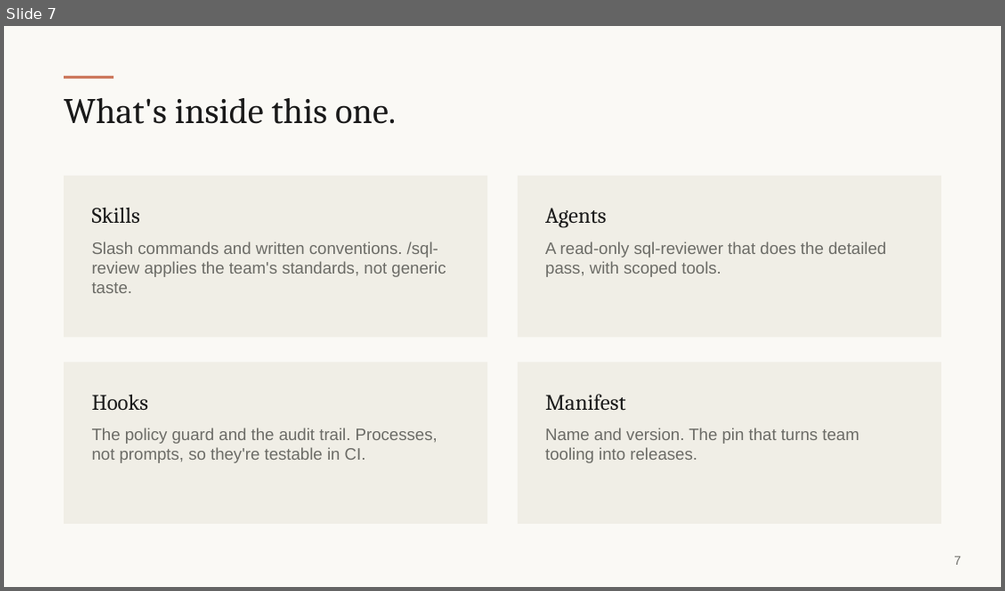
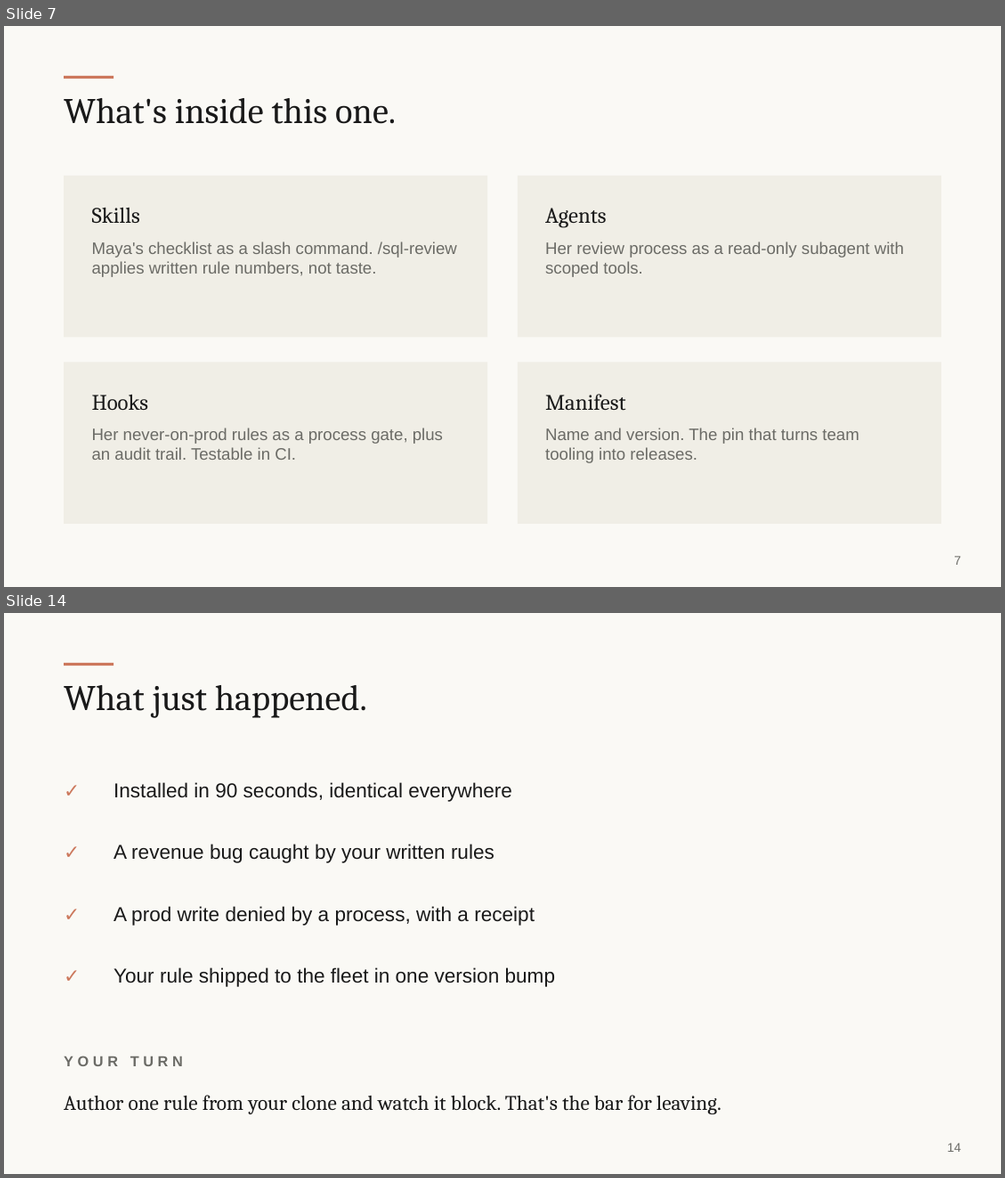
Before and after one commit to andymadson/data-platform-pack, a slide deck: enablement/deck/presentation-deck.pptx. Shown one above the other, each under a label of ours: slide 7 before the commit, slides 7 and 14 after it; the slides between them are not shown. The pictures are 1005x591 and 1005x1178 pixels, drawn with LibreOffice and Linux fonts; fonts in the diff are those of the drawing. Boxes give left, top, right and bottom in pixels: in the first picture for what was removed or moved away, otherwise in the second. Text is boxed around its words. In the diff, an @@ line names an element or a change of style, - is before the commit and + after.

Commit message:
Room deck rebuilt as a story: the wrong dashboard number, Maya, and four live beats with terminal receipts

```diff
--- a/enablement/deck/presentation-deck.pptx
+++ b/enablement/deck/presentation-deck.pptx
@@ slide 14 added at [4, 613, 1001, 1174], background #FAF9F5 @@
@@ rectangle added at [64, 663, 113, 666], fill #CC785C @@
@@ text added at [64, 685, 367, 718], 26 pt, text #191919 @@
+What just happened.
@@ text added at [64, 768, 104, 812], 14 pt, text #CC785C @@
+✓
@@ text added at [113, 782, 512, 802], 14.5 pt, text #191919 @@
+Installed in 90 seconds, identical everywhere
@@ text added at [64, 829, 104, 874], 14 pt, text #CC785C @@
+✓
@@ text added at [113, 844, 494, 863], 14.5 pt, text #191919 @@
+A revenue bug caught by your written rules
@@ text added at [64, 891, 104, 936], 14 pt, text #CC785C @@
+✓
@@ text added at [113, 906, 534, 925], 14.5 pt, text #191919 @@
+A prod write denied by a process, with a receipt
@@ text added at [64, 953, 104, 997], 14 pt, text #CC785C @@
+✓
@@ text added at [113, 967, 555, 987], 14.5 pt, text #191919 @@
+Your rule shipped to the fleet in one version bump
@@ text added at [64, 1055, 183, 1066], 10.5 pt, text #6B6B66, bold @@
+YOUR TURN
@@ text added at [64, 1094, 721, 1114], 15 pt, text #191919 @@
+Author one rule from your clone and watch it block. That's the bar for leaving.
@@ text added at [947, 1143, 962, 1151], 9 pt, text #6B6B66 @@
+14
@@ slide 7 changed as well @@
@@ text at [92, 241, 457, 277]: text changed @@
-Slash commands and written conventions. /sql-review applies the team's standards, not generic taste.
+Maya's checklist as a slash command. /sql-review applies written rule numbers, not taste.
@@ text at [545, 241, 904, 277]: text changed @@
-A read-only sql-reviewer that does the detailed pass, with scoped tools.
+Her review process as a read-only subagent with scoped tools.
@@ text at [92, 427, 443, 459]: text changed @@
-The policy guard and the audit trail. Processes, not prompts, so they're testable in CI.
+Her never-on-prod rules as a process gate, plus an audit trail. Testable in CI.
```
Also in this commit, not shown: 3 other slides changed, 11 other slides added, 10 slides removed, 3 other files.
